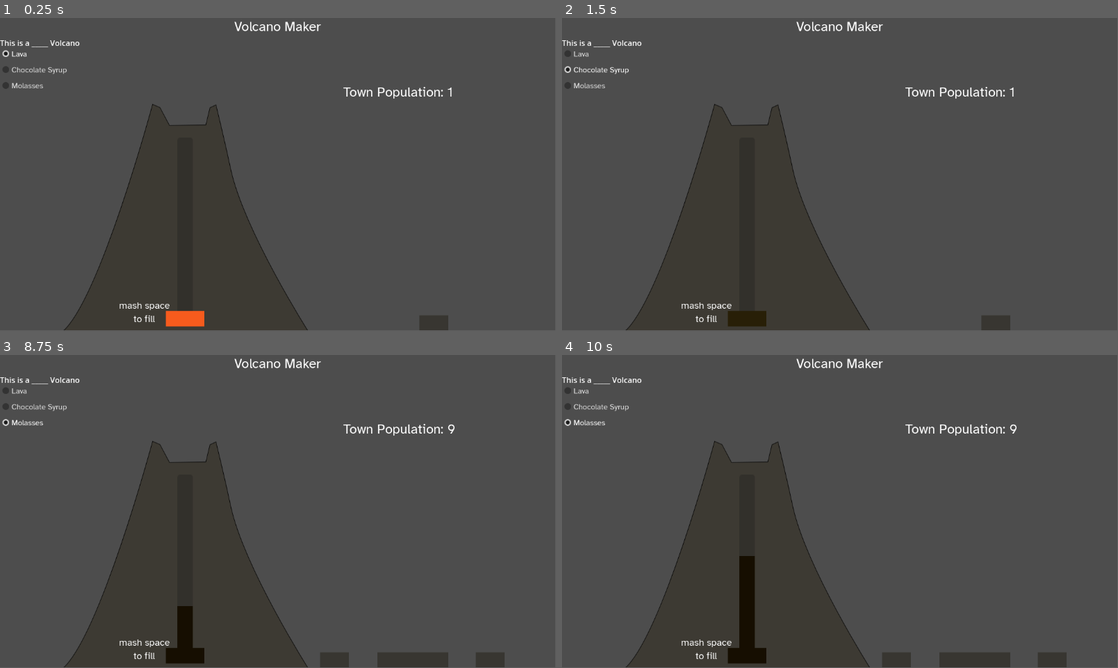
Above: before the commit, frames 1-4 (two rows, left to right).
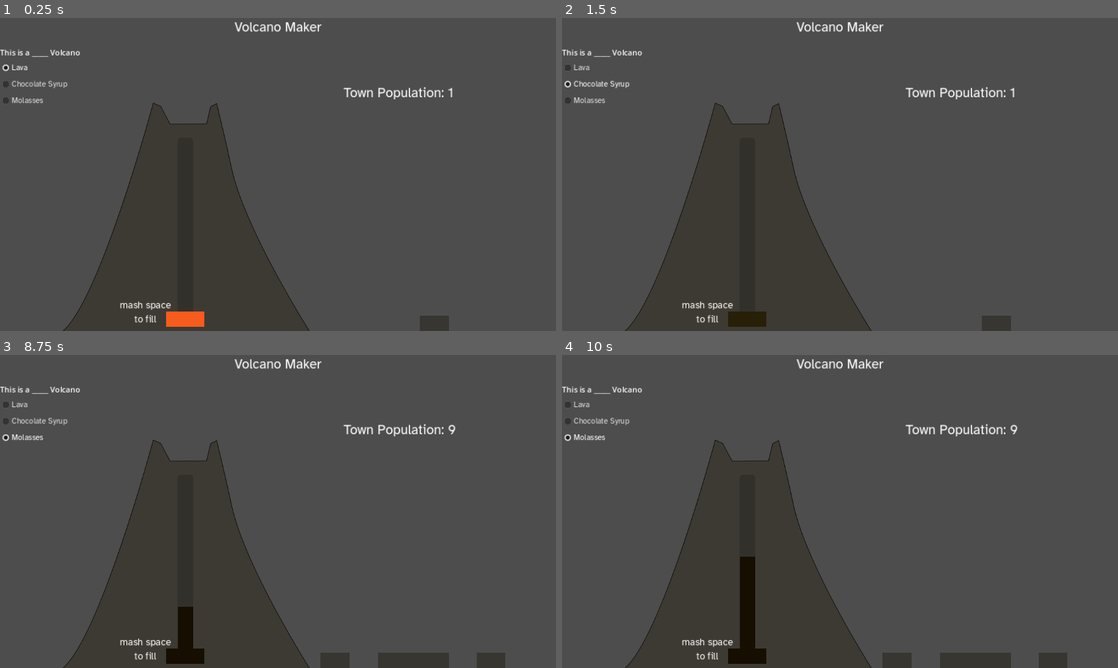
Above: after the commit, the same moments.

Repository: wycre/volcanomaker
Game: Godot game, scene res://Game.tscn
Two runs of this game, one before a commit and one after it. Both use one fixed random seed, a clock stepped at 60 frames per second and the inputs below.
Inputs:
- Up to frame 1 (0.25 s): no input
- Up to frame 2 (1.5 s): click "Lava" at 0.5 s; click "Chocolate Syrup" at 1.25 s
- Up to frame 3 (8.75 s): click "Molasses" at 2 s; click "Lava" at 2.75 s; click "Chocolate Syrup" at 3.5 s; click "Molasses" at 4.25 s; click "Lava" at 5 s; click "Chocolate Syrup" at 5.75 s; click "Molasses" at 6.5 s; tap Enter at 7.25 s; tap Space (ui_select) at 7.35, 7.52, 7.82, 8.1, 8.27, 8.57 s
- Up to frame 4 (10 s): tap Space (ui_select) at 8.85, 9.5, 9.6, 9.77 s
In our replay, the window is 799x449 before the commit and 800x450 after it. These sizes can differ from the game's own. Grey fills any space a smaller window leaves; there, only what the larger window draws over its background counts as a difference.

The runs differ from the first frame. In frame 1, 1.7% of the frame differs, in the area x 0-82%, y 1-100%; in frame 2, 1.7%; in frame 3, 1.8%; in frame 4, 1.8%, in the area x 0-91%, y 1-100%.

Commit message:
added screen resizing

Diff:
--- a/Game.tscn
+++ b/Game.tscn
@@ -23,34 +23,79 @@
 script = ExtResource("1_yyjb8")
 
 [node name="Title" type="Label" parent="."]
-layout_mode = 0
-offset_right = 1152.0
+layout_mode = 1
+anchors_preset = 5
+anchor_left = 0.5
+anchor_right = 0.5
+offset_left = -100.0
+offset_right = 100.0
 offset_bottom = 40.0
+grow_horizontal = 2
 theme_type_variation = &"HeaderLarge"
 theme_override_fonts/font = ExtResource("1_81cud")
 text = "Volcano Maker"
 horizontal_alignment = 1
 
-[node name="Volcano" type="Sprite2D" parent="."]
-position = Vector2(496, 440)
+[node name="VolcanoGroup" type="Control" parent="."]
+layout_mode = 1
+anchors_preset = 2
+anchor_top = 1.0
+anchor_bottom = 1.0
+offset_left = 129.0
+offset_top = -476.0
+offset_right = 650.0
+offset_bottom = 4.0
+grow_vertical = 0
+
+[node name="Volcano" type="Sprite2D" parent="VolcanoGroup"]
+position = Vector2(368, 265)
 texture = ExtResource("1_03k7c")
 
-[node name="EruptionOptionsLabel" type="RichTextLabel" parent="."]
+[node name="CallToAction" type="Label" parent="VolcanoGroup"]
 layout_mode = 0
-offset_top = 40.0
-offset_right = 184.0
-offset_bottom = 224.0
-bbcode_enabled = true
-text = "This is a _____ Volcano
+offset_left = 80.0
+offset_top = 409.0
+offset_right = 264.0
+offset_bottom = 465.0
+theme_type_variation = &"HeaderSmall"
+theme_override_fonts/font = ExtResource("1_81cud")
+text = "mash space
+to fill"
+horizontal_alignment = 1
 
+[node name="FluidTube" type="ProgressBar" parent="VolcanoGroup" groups=["FluidChannel"]]
+layout_mode = 0
+offset_left = 239.0
+offset_top = 76.0
+offset_right = 271.0
+offset_bottom = 452.0
+fill_mode = 3
+show_percentage = false
+script = ExtResource("6_j3p58")
 
-    "
+[node name="RumblePlayer" type="AudioStreamPlayer" parent="VolcanoGroup/FluidTube"]
+stream = ExtResource("7_pqi0u")
+
+[node name="ExplosionPlayer" type="AudioStreamPlayer" parent="VolcanoGroup/FluidTube"]
+stream = ExtResource("8_7wafm")
+
+[node name="FluidReservior" type="Panel" parent="VolcanoGroup" groups=["FluidChannel"]]
+layout_mode = 0
+offset_left = 215.0
+offset_top = 436.0
+offset_right = 295.0
+offset_bottom = 468.0
+script = ExtResource("8_jewuj")
 
 [node name="VolcanoContentButtons" type="VBoxContainer" parent="."]
-layout_mode = 0
+layout_mode = 1
 offset_top = 60.0
 offset_right = 40.0
 offset_bottom = 112.0
+
+[node name="EruptionOptionsLabel" type="Label" parent="VolcanoContentButtons"]
+layout_mode = 2
+text = "This is a _____ Volcano"
 
 [node name="LavaCheckBox" type="CheckBox" parent="VolcanoContentButtons"]
 layout_mode = 2
@@ -74,48 +119,12 @@
 button_group = ExtResource("5_ssoie")
 text = "Molasses "
 
-[node name="CallToAction" type="Label" parent="."]
-layout_mode = 0
-offset_left = 208.0
-offset_top = 584.0
-offset_right = 392.0
-offset_bottom = 640.0
-theme_type_variation = &"HeaderSmall"
-theme_override_fonts/font = ExtResource("1_81cud")
-text = "mash space
-to fill"
-horizontal_alignment = 1
-
 [node name="VBoxContainer" type="VBoxContainer" parent="."]
 layout_mode = 0
 offset_left = 344.0
 offset_top = 248.0
 offset_right = 424.0
 offset_bottom = 640.0
-
-[node name="FluidTube" type="ProgressBar" parent="." groups=["FluidChannel"]]
-layout_mode = 0
-offset_left = 368.0
-offset_top = 248.0
-offset_right = 400.0
-offset_bottom = 624.0
-fill_mode = 3
-show_percentage = false
-script = ExtResource("6_j3p58")
-
-[node name="RumblePlayer" type="AudioStreamPlayer" parent="FluidTube"]
-stream = ExtResource("7_pqi0u")
-
-[node name="ExplosionPlayer" type="AudioStreamPlayer" parent="FluidTube"]
-stream = ExtResource("8_7wafm")
-
-[node name="FluidReservior" type="Panel" parent="." groups=["FluidChannel"]]
-layout_mode = 0
-offset_left = 344.0
-offset_top = 608.0
-offset_right = 424.0
-offset_bottom = 640.0
-script = ExtResource("8_jewuj")
 
 [node name="NewspaperBackground" type="Sprite2D" parent="." groups=["Newspaper"]]
 visible = false
@@ -147,11 +156,16 @@
 text = "Reset"
 
 [node name="TownArea" type="Control" parent="."]
-anchors_preset = 0
-offset_left = 680.0
-offset_top = 128.0
-offset_right = 1152.0
-offset_bottom = 648.0
+layout_mode = 1
+anchors_preset = 3
+anchor_left = 1.0
+anchor_top = 1.0
+anchor_right = 1.0
+anchor_bottom = 1.0
+offset_left = -472.0
+offset_top = -520.0
+grow_horizontal = 0
+grow_vertical = 0
 script = ExtResource("10_6h8bf")
 
 [node name="PopLabel" type="Label" parent="TownArea"]
--- a/Scripts/FluidTube.gd
+++ b/Scripts/FluidTube.gd
@@ -37,7 +37,7 @@
 	if not erupted:
 		erupted = true
 		# Change game state
-		var town = get_node("../TownArea")
+		var town = get_node("../../TownArea")
 		town.timer_active = false
 
 
@@ -60,9 +60,9 @@
 	$RumblePlayer.stop()
 
 	# Display newspaper
-	var newspaper_background = get_node("../NewspaperBackground")
-	var newspaper_text = get_node("../NewspaperText")
-	var reset_button = get_node("../ResetButton")
+	var newspaper_background = get_node("../../NewspaperBackground")
+	var newspaper_text = get_node("../../NewspaperText")
+	var reset_button = get_node("../../ResetButton")
 	newspaper_background.visible = true
 	newspaper_text.visible = true
 	reset_button.visible = true
--- a/Scripts/main.gd
+++ b/Scripts/main.gd
@@ -9,8 +9,9 @@
 	# Bind Fluid choice checkboxes
 	var i = 0
 	for object in $VolcanoContentButtons.get_children():
-		object.toggled.connect(_on_radio_toggled.bind(i))
-		i += 1
+		if object is CheckBox:
+			object.toggled.connect(_on_radio_toggled.bind(i))
+			i += 1
 
 
 
@@ -22,8 +23,8 @@
 func _on_radio_toggled(button_pressed, fluid_type: Fluids):
 	if button_pressed:
 		# Set Fluid Channel Colors
-		$FluidTube.change_color(fluid_type)
-		$FluidReservior.change_color(fluid_type)
+		$VolcanoGroup/FluidTube.change_color(fluid_type)
+		$VolcanoGroup/FluidReservior.change_color(fluid_type)
 
 		get_node("NewspaperText")._change_text(name)  # TODO Newspaper Text Engine
 
@@ -34,14 +35,15 @@
 	$NewspaperText.visible = false
 	$ResetButton.visible = false
 
-	$FluidTube.change_color(Fluids.LAVA)
-	$FluidReservior.change_color(Fluids.LAVA)
+	$VolcanoGroup/FluidTube.change_color(Fluids.LAVA)
+	$VolcanoGroup/FluidReservior.change_color(Fluids.LAVA)
 
-	$FluidTube.erupted = false
+	$VolcanoGroup/FluidTube.erupted = false
 
 	for button in $VolcanoContentButtons.get_children():
-		if button.button_pressed == true:
-			button.button_pressed = false
+		if button is CheckBox:
+			if button.button_pressed == true:
+				button.button_pressed = false
 	$VolcanoContentButtons/LavaCheckBox.button_pressed = true
 
 	# Restart Population Growth
--- a/project.godot
+++ b/project.godot
@@ -16,6 +16,11 @@
 boot_splash/show_image=false
 config/icon="res://icon.svg"
 
+[display]
+
+window/stretch/mode="canvas_items"
+window/stretch/aspect="expand"
+
 [dotnet]
 
 project/assembly_name="VolcanoMaker"
